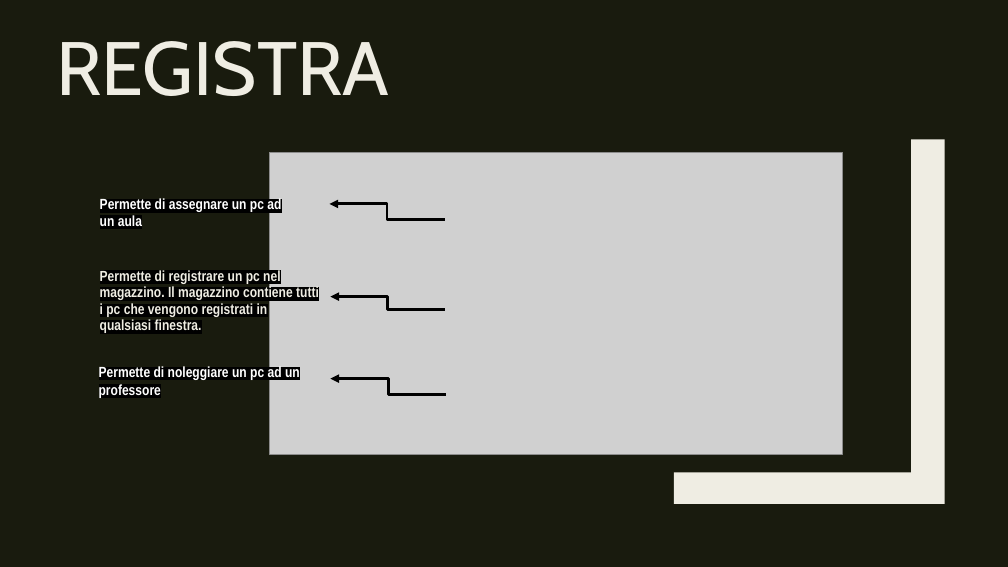
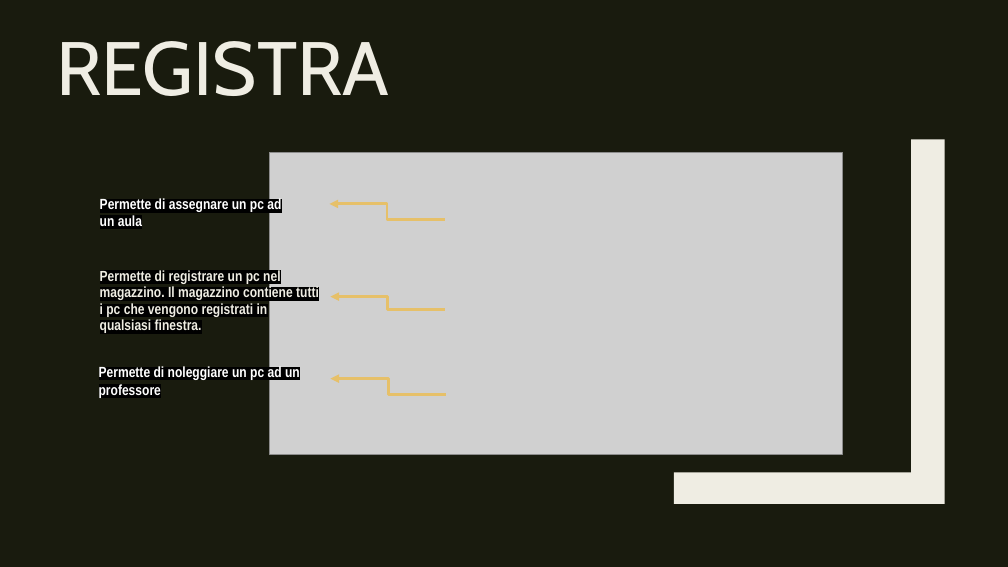
Before and after one commit to CamagniR/GestioneProgetto, a slide deck: slide 9 of DOCUMENTAZIONE/Presentazione GestioneProgetto.pptx (slide 8 before the commit). Drawn at 1008x567 pixels with LibreOffice and Linux fonts; fonts in the diff are those of the drawing; grey boxes stand for pictures. Boxes give left, top, right and bottom in pixels: in the first picture for what was removed or moved away, otherwise in the second. Text is boxed around its words. In the diff, an @@ line names an element or a change of style, - is before the commit and + after.

```diff
--- a/DOCUMENTAZIONE/Presentazione GestioneProgetto.pptx
+++ b/DOCUMENTAZIONE/Presentazione GestioneProgetto.pptx
@@ elbow arrow (445, 220) - (330, 204): stroke #000000 2.75 pt to #E6C069 2.75 pt @@
@@ elbow arrow (445, 310) - (330, 296): stroke #000000 2.75 pt to #E6C069 2.75 pt @@
@@ elbow arrow (445, 395) - (330, 379): stroke #000000 2.75 pt to #E6C069 2.75 pt @@
```
Also in this commit, not shown: 7 other slides changed, 2 slides added, 3 other files.
